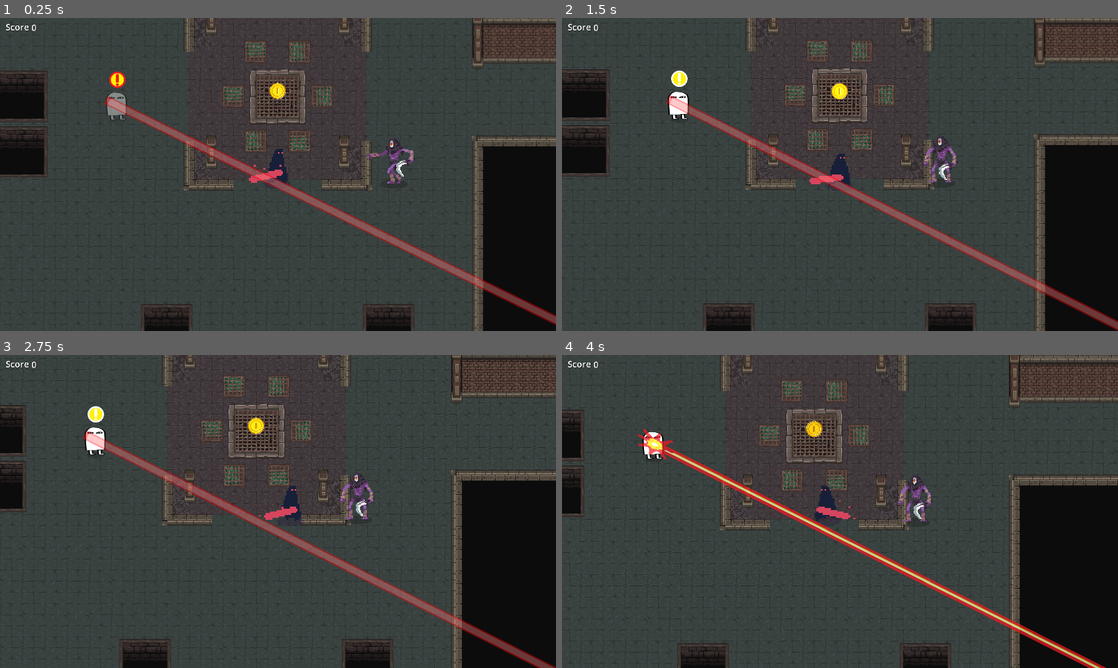
Above: before the commit, frames 1-4 (two rows, left to right).
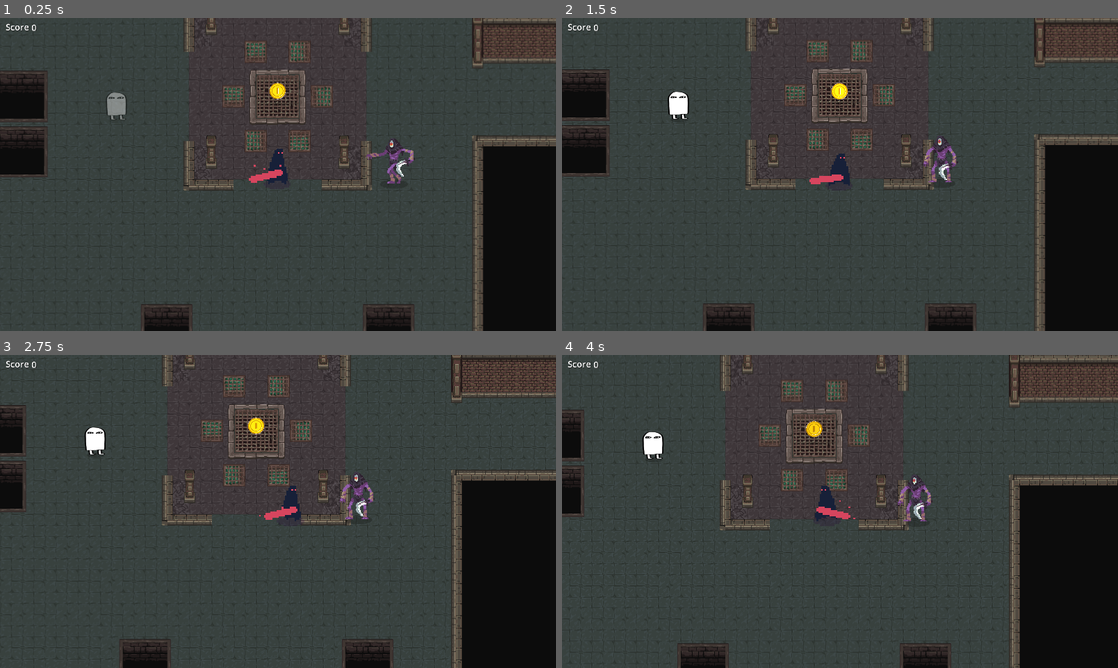
Above: after the commit, the same moments.

Repository: h-sutiwas/godot-mythus
Game: Godot game, scene res://scenes/playground.tscn
The game is run twice, just before and just after one commit, with the same random seed, the same clock (stepped at 60 frames per second) and the same inputs.
Inputs:
- Up to frame 1 (0.25 s): no input
- Up to frame 2 (1.5 s): hold D (player_right) 0.53-1.28 s; hold Space (attack) 0.53-1.28 s; hold S (player_down) from 1.28 s (still down); tap Space (attack) at 1.35 s
- Up to frame 3 (2.75 s): release S (player_down) at 2.03 s; hold D (player_right) from 2.03 s (still down); hold Space (attack) from 2.03 s (still down)
- Up to frame 4 (4 s): release D (player_right) at 2.78 s; release Space (attack) at 2.78 s; hold W (player_up) 2.78-3.53 s; tap Space (attack) at 2.85 s; hold A (player_left) from 3.53 s (still down); hold Space (attack) from 3.53 s (still down)

The runs differ from the first frame. In frame 1, 2.7% of the frame differs, in the area x 18-100%, y 17-99%; in frame 2, 2.7%; in frame 3, 2.8%, in the area x 14-100%, y 16-100%; in frame 4, 2.5%.

Commit message:
Update medjed attack sequence

Diff:
--- a/scenes/entities/Enemy/medjed.gd
+++ b/scenes/entities/Enemy/medjed.gd
@@ -2,45 +2,41 @@
 @onready var animated_sprites : AnimatedSprite2D = $AnimatedSprite2D
 @onready var player: CharacterBody2D = get_tree().get_first_node_in_group("Player")
 
-#const dist_toscreen_x = 500
-#const dist_toscreen_y = 300
-const atk_interval = 6
+
 const atk_warnsec = 2
 const atk_atksec = 1
 const pts_get = 1
+var atk_interval = 5
+var atk_interval_end = 1
+
 var isAttacking = false
 var isWarning = false
 var pos : Vector2
 var laser_rotate : float
+var player_pos : Vector2
+
 #var spawn_pos : Vector2
-var player_move : bool
-var player_pos : Vector2
-var player_oldpos : Vector2
+
+
+func _ready():
+
+	player_pos = player.global_position
+	pos = global_position
+
+	#start spawn
+	$AnimationPlayer.play("medjed_spawn")
+	$Laser.visible = false
+	$Lasersight.visible = false
+	$warning.visible = false
+	#1st Atk
+	await get_tree().create_timer(atk_interval).timeout
+	medjed_atk()
 
 
 
-func _ready():
-	pos = global_position
-	player_pos = player.global_position
-	player_oldpos = player.global_position
-	$AnimationPlayer.play("medjed_spawn")
-	if isAttacking == false:
-		$Laser.visible = false
-		$Lasersight.visible = false
-		$warning.visible = false
-
-
-
-func _physics_process(delta):
+func _physics_process(_delta):
 	var laser_slope: float
 	player_pos = player.global_position
-
-	#check if player move
-	if player_pos != player_oldpos:
-		player_move = true
-	else:
-		player_move = false
-
 
 	#laser rotation calculation
 	if isWarning == false:
@@ -62,31 +58,8 @@
 
 
 
-
-
-
-
-	player_oldpos = player_pos
-
-
-#if player enter warning area
-func _on_danger_area_body_entered(body):
-	medjed_atk()
-	#while isAttacking == true:
-
-
-
-
-
-func _on_animation_player_animation_finished(anim_name: StringName):
-	if anim_name == 'laser_shoot':
-		await get_tree().create_timer(atk_interval).timeout
-		medjed_atk()
-
-
 #medjed laser warning and attack
 func medjed_atk():
-	print("attack!!")
 	$"sfx_medjed_warning".play()
 	$warning.play("warning")
 	$warning.visible = true
@@ -106,8 +79,19 @@
 		$Laser.visible = true
 		$sfx_medjed_atk.play()
 		$AnimationPlayer.play("laser_shoot")
+
+
+#when finish attacking
+func _on_animation_player_animation_finished(anim_name: StringName):
 	isAttacking = false
 	isWarning = false
+	if anim_name == 'laser_shoot':
+		await get_tree().create_timer(atk_interval).timeout
+		medjed_atk()
+		#medjed will attack faster every time
+		if atk_interval > atk_interval_end:
+			atk_interval -= 0.5
+
 
 #medjed dead / after shoot laser
 func medjed_dead():
@@ -117,3 +101,8 @@
 	$warning.visible = false
 	await get_tree().create_timer(2).timeout
 	self.queue_free()
+
+#for player hitbox
+func _on_hurtbox_area_entered(area: Area2D) -> void:
+	#print(area)
+	pass
--- a/scenes/entities/Enemy/medjed.tscn
+++ b/scenes/entities/Enemy/medjed.tscn
@@ -25,7 +25,8 @@
 [sub_resource type="RectangleShape2D" id="RectangleShape2D_mrac1"]
 size = Vector2(56, 66)
 
-[sub_resource type="CircleShape2D" id="CircleShape2D_apmaw"]
+[sub_resource type="RectangleShape2D" id="RectangleShape2D_f5ho3"]
+size = Vector2(49, 47)
 
 [sub_resource type="RectangleShape2D" id="RectangleShape2D_k1js1"]
 size = Vector2(1756, 12)
@@ -229,13 +230,12 @@
 position = Vector2(-1, -10)
 shape = SubResource("RectangleShape2D_mrac1")
 
-[node name="Danger area" type="Area2D" parent="."]
-visible = false
-scale = Vector2(4.080001, 4.080001)
-
-[node name="CollisionShape2D" type="CollisionShape2D" parent="Danger area"]
-scale = Vector2(24.36, 24.36)
-shape = SubResource("CircleShape2D_apmaw")
+[node name="Hurtbox" type="Area2D" parent="."]
+position = Vector2(-1, -10)
+
+[node name="CollisionShape2D" type="CollisionShape2D" parent="Hurtbox"]
+position = Vector2(1.5, 10.5)
+shape = SubResource("RectangleShape2D_f5ho3")
 
 [node name="Lasersight" type="Sprite2D" parent="."]
 visible = false
@@ -277,19 +277,19 @@
 &"": SubResource("AnimationLibrary_7c3l0")
 }
 
-[node name="sfx_medjed_atk" type="AudioStreamPlayer2D" parent="."]
+[node name="sfx_medjed_warning" type="AudioStreamPlayer" parent="."]
+stream = ExtResource("7_apmaw")
+volume_db = -14.0
+pitch_scale = 0.75
+
+[node name="sfx_medjed_atk" type="AudioStreamPlayer" parent="."]
 stream = ExtResource("5_ucl6o")
-volume_db = -4.0
+volume_db = -10.0
 pitch_scale = 1.7
 
 [node name="sfx_medjed_dead" type="AudioStreamPlayer2D" parent="."]
 stream = ExtResource("6_13ma1")
 pitch_scale = 0.6
 
-[node name="sfx_medjed_warning" type="AudioStreamPlayer2D" parent="."]
-stream = ExtResource("7_apmaw")
-volume_db = -6.0
-pitch_scale = 0.75
-
-[connection signal="body_entered" from="Danger area" to="." method="_on_danger_area_body_entered"]
+[connection signal="area_entered" from="Hurtbox" to="." method="_on_hurtbox_area_entered"]
 [connection signal="animation_finished" from="AnimationPlayer" to="." method="_on_animation_player_animation_finished"]
